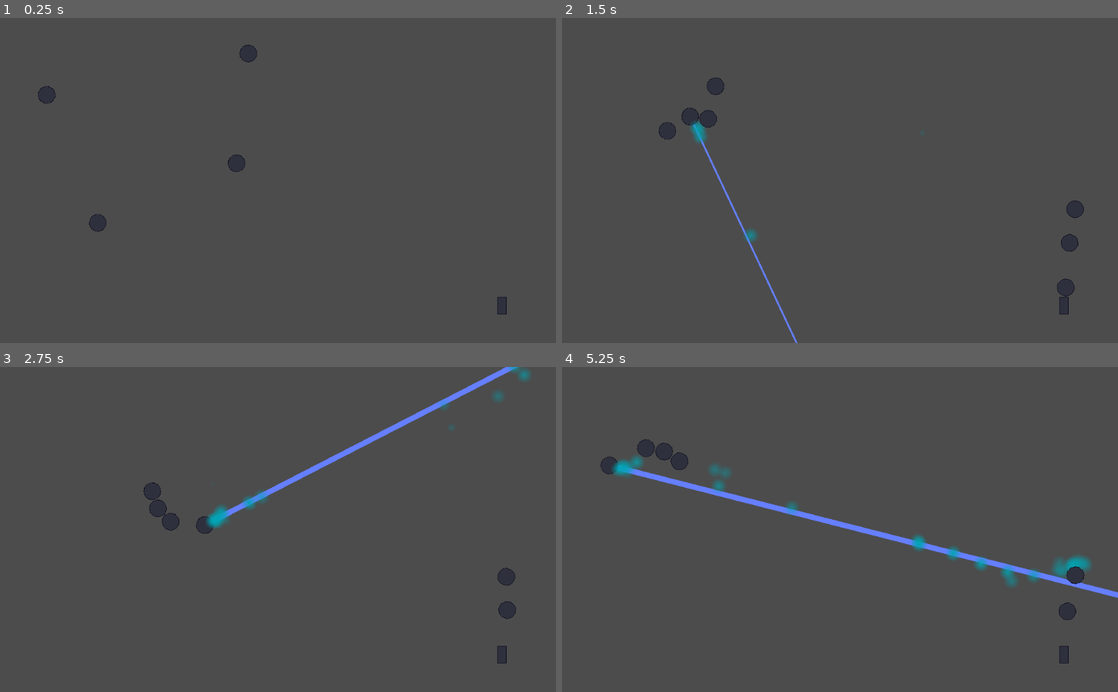
Above: before the commit, frames 1-4 (two rows, left to right).
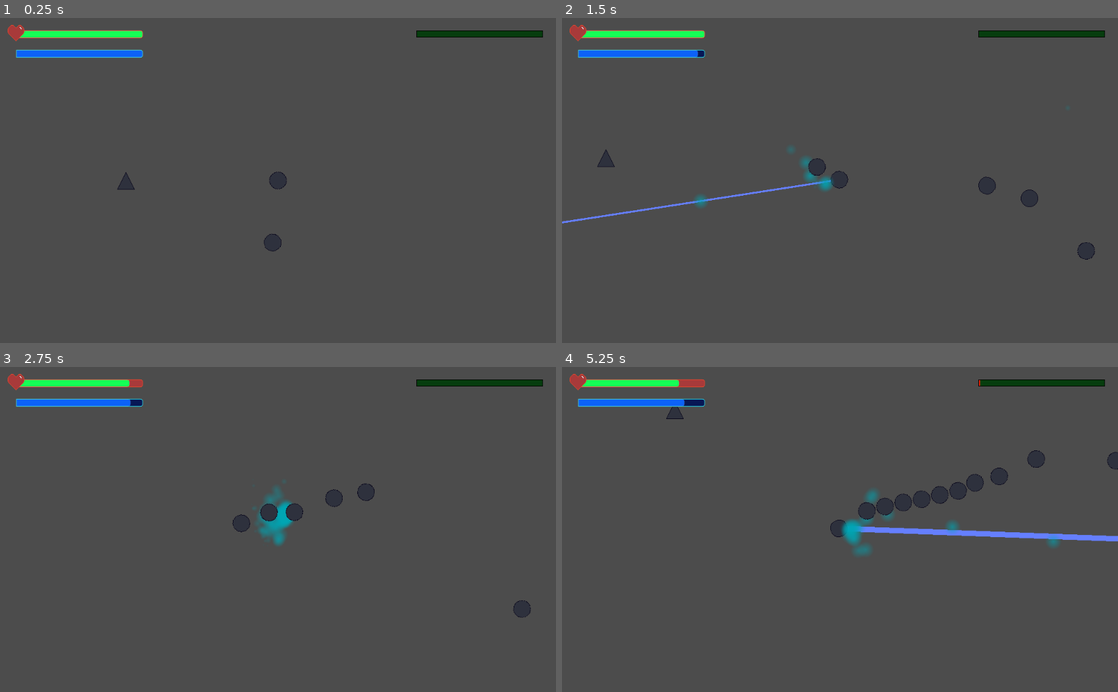
Above: after the commit, the same moments.

Repository: ludumludere-altusscholadiscipulus/Ludum-Dare-50
Game: Godot game, scene res://Test World.tscn
Two runs of this game, one before a commit and one after it. Both use one fixed random seed, a clock stepped at 60 frames per second and the inputs below.
Inputs (mouse positions are in pixels of both pictures, inside the frame that each line leads up to):
- Up to frame 1 (0.25 s): no input
- Up to frame 2 (1.5 s): move the mouse to (962, 164) at 0.52 s; press the mouse at (962, 164) at 0.53 s; hold D (right) 0.53-1.28 s; move the mouse to (728, 196) at 1.27 s; release the mouse at (728, 196) at 1.28 s; hold S (down) from 1.28 s (still down); click (728, 196) at 1.35 s
- Up to frame 3 (2.75 s): move the mouse to (333, 458) at 2.02 s; release S (down) at 2.03 s; press the mouse at (333, 458) at 2.03 s; hold D (right) from 2.03 s (still down)
- Up to frame 4 (5.25 s): move the mouse to (812, 594) at 2.77 s; release D (right) at 2.78 s; release the mouse at (812, 594) at 2.78 s; hold W (up) 2.78-3.53 s; click (812, 594) at 2.85 s; move the mouse to (1006, 578) at 3.52 s; press the mouse at (1006, 578) at 3.53 s; hold A (left) 3.53-5.03 s; move the mouse to (673, 480) at 4.27 s; release the mouse at (673, 480) at 4.28 s; click (673, 480) at 4.35 s; move the mouse to (867, 529) at 5.02 s; press the mouse at (867, 529) at 5.03 s; hold S (down) from 5.03 s (still down)

The runs differ from the first frame. In frame 1, 2.7% of the frame differs, in the area x 1-98%, y 2-92%; in frame 2, 4.5%; in frame 3, 5.1%; in frame 4, 7.6%, in the area x 1-100%, y 2-92%.

Commit message:
Add files via upload

Diff:
--- /dev/null
+++ b/LD Jam 50/CanvasLayer/Canvas.gd
@@ -0,0 +1,16 @@
+extends CanvasLayer
+
+onready var player = get_parent().get_node("Player")
+onready var laser = get_parent().get_node("Player/RayCast2D")
+onready var tower = get_parent().get_node("Tower")
+onready var bar = $ProgressBar
+onready var laser_bar = $ProgressBar2
+onready var tower_bar = $ProgressBar3
+# Called when the node enters the scene tree for the first time.
+func _ready():
+	pass # Replace with function body.
+
+func _process(delta):
+	bar.value = player.HP
+	laser_bar.value = laser.ammo
+	tower_bar.value = tower.charge_power
--- /dev/null
+++ b/LD Jam 50/CanvasLayer/CanvasLayer.tscn
@@ -0,0 +1,111 @@
+[gd_scene load_steps=12 format=2]
+
+[ext_resource path="res://CanvasLayer/HeartIcon.png" type="Texture" id=1]
+[ext_resource path="res://CanvasLayer/Canvas.gd" type="Script" id=2]
+
+[sub_resource type="StyleBoxFlat" id=1]
+bg_color = Color( 0.662745, 0.231373, 0.231373, 1 )
+border_width_left = 1
+border_width_top = 1
+border_width_right = 1
+border_width_bottom = 1
+border_color = Color( 0.901961, 0.282353, 0.180392, 1 )
+corner_radius_top_right = 4
+corner_radius_bottom_right = 4
+
+[sub_resource type="StyleBoxFlat" id=2]
+bg_color = Color( 0.0862745, 1, 0.337255, 1 )
+border_width_left = 1
+border_width_top = 1
+border_width_right = 1
+border_width_bottom = 1
+border_color = Color( 1, 1, 1, 0 )
+corner_radius_top_right = 4
+corner_radius_bottom_right = 4
+
+[sub_resource type="Theme" id=3]
+ProgressBar/styles/bg = SubResource( 1 )
+ProgressBar/styles/fg = SubResource( 2 )
+
+[sub_resource type="StyleBoxFlat" id=7]
+bg_color = Color( 0.0313726, 0.0941176, 0.337255, 1 )
+border_width_left = 1
+border_width_top = 1
+border_width_right = 1
+border_width_bottom = 1
+border_color = Color( 0.180392, 0.866667, 0.901961, 1 )
+corner_radius_top_right = 4
+corner_radius_bottom_right = 4
+
+[sub_resource type="StyleBoxFlat" id=8]
+bg_color = Color( 0.0509804, 0.388235, 0.972549, 1 )
+border_width_left = 1
+border_width_top = 1
+border_width_right = 1
+border_width_bottom = 1
+border_color = Color( 1, 1, 1, 0 )
+corner_radius_top_right = 4
+corner_radius_bottom_right = 4
+
+[sub_resource type="Theme" id=6]
+ProgressBar/styles/bg = SubResource( 7 )
+ProgressBar/styles/fg = SubResource( 8 )
+
+[sub_resource type="StyleBoxFlat" id=9]
+bg_color = Color( 0.027451, 0.243137, 0.0588235, 1 )
+border_width_left = 1
+border_width_top = 1
+border_width_right = 1
+border_width_bottom = 1
+border_color = Color( 0, 0, 0, 1 )
+
+[sub_resource type="StyleBoxFlat" id=10]
+bg_color = Color( 1, 0.129412, 0.0117647, 1 )
+border_width_left = 1
+border_width_top = 1
+border_width_right = 1
+border_width_bottom = 1
+border_color = Color( 1, 1, 1, 0 )
+
+[sub_resource type="Theme" id=11]
+ProgressBar/styles/bg = SubResource( 9 )
+ProgressBar/styles/fg = SubResource( 10 )
+
+[node name="CanvasLayer" type="CanvasLayer"]
+script = ExtResource( 2 )
+
+[node name="ProgressBar" type="ProgressBar" parent="."]
+margin_left = 30.0
+margin_top = 23.0
+margin_right = 263.0
+margin_bottom = 37.0
+theme = SubResource( 3 )
+max_value = 10.0
+step = 1.0
+value = 1.0
+percent_visible = false
+
+[node name="HeartIcon" type="Sprite" parent="."]
+position = Vector2( 30, 27 )
+texture = ExtResource( 1 )
+
+[node name="ProgressBar2" type="ProgressBar" parent="."]
+margin_left = 30.0
+margin_top = 59.0
+margin_right = 263.0
+margin_bottom = 73.0
+theme = SubResource( 6 )
+max_value = 1000.0
+step = 1.0
+value = 100.0
+percent_visible = false
+
+[node name="ProgressBar3" type="ProgressBar" parent="."]
+margin_left = 767.0
+margin_top = 23.0
+margin_right = 1000.0
+margin_bottom = 36.0
+theme = SubResource( 11 )
+step = 1.0
+value = 50.0
+percent_visible = false
--- a/LD Jam 50/Enemies/Zombie.gd
+++ b/LD Jam 50/Enemies/Zombie.gd
@@ -6,7 +6,7 @@
 
 var player = null
 var tower = null
-var HP = 100
+var HP = 75
 var velocity : Vector2
 
 func _ready():
@@ -15,7 +15,6 @@
 	set_tower(get_parent().get_node("Tower"))
 
 func _physics_process(delta):
-	print(HP)
 	if player == null:
 		return
 	var distance_to_player = global_position.distance_to(player.global_position)
@@ -32,8 +31,8 @@
 
 	if raycast.is_colliding():
 		var coll = raycast.get_collider()
-		if coll.name == "Player":
-			pass
+		if coll.name == "Player" and !coll.invincible:
+			coll.hurt()
 
 	if HP <= 0 :
 		queue_free()
--- a/LD Jam 50/Enemies/Zombie.tscn
+++ b/LD Jam 50/Enemies/Zombie.tscn
@@ -7,6 +7,8 @@
 radius = 16.0
 
 [node name="Zombie" type="KinematicBody2D"]
+collision_layer = 3
+collision_mask = 3
 script = ExtResource( 2 )
 
 [node name="Placeholder" type="Sprite" parent="."]
--- a/LD Jam 50/Laser/Laser.gd
+++ b/LD Jam 50/Laser/Laser.gd
@@ -5,20 +5,39 @@
 onready var collide_particle = $CollisionParticles
 onready var beam_particle = $BeamParticles
 
+onready var camera = get_parent().get_node("Camera2D")
+
 var is_casting := false setget set_is_casting
+var ammo = 1000
 
 func _ready():
 	set_physics_process(false)
 	line.points[1] = Vector2.ZERO
 
 func _unhandled_input(event):
-	if event is InputEventMouseButton:
-		self.is_casting = event.pressed
+	if ammo > 0:
+		if event.is_action_pressed("shoot"):
+			self.is_casting = true
+			camera.shake(0.1,100,10)
+		if event.is_action_released("shoot"):
+			self.is_casting = false
+	else:
+		if is_casting:
+			self.is_casting = false
 
 func _physics_process(delta : float) -> void:
+	if ammo >= 1000:
+		ammo = 1000
+	if ammo <= 0:
+		ammo = 0
+
 	var cast_point := cast_to
 	force_raycast_update()
 	collide_particle.emitting = is_colliding()
+
+	if is_casting:
+		ammo -= 1
+
 	if is_colliding():
 		cast_point = to_local(get_collision_point())
 		collide_particle.global_rotation = get_collision_normal().angle()
--- /dev/null
+++ b/LD Jam 50/Main Menu/Main Menu Script.gd
@@ -0,0 +1,18 @@
+extends Node2D
+
+
+# Called when the node enters the scene tree for the first time.
+func _ready():
+	pass # Replace with function body.
+
+
+# Called every frame. 'delta' is the elapsed time since the previous frame.
+#func _process(delta):
+#	pass
+
+
+func _on_TextureButton_pressed(): #PlayGame
+	get_tree().change_scene("res://Test World.tscn")
+
+func _on_TextureButton2_pressed():
+	pass # Replace with function body.
--- /dev/null
+++ b/LD Jam 50/Main Menu/Main Menu.tscn
@@ -0,0 +1,30 @@
+[gd_scene load_steps=5 format=2]
+
+[ext_resource path="res://Main Menu/BackgroundMainMenu.png" type="Texture" id=1]
+[ext_resource path="res://Main Menu/Main Menu Script.gd" type="Script" id=2]
+[ext_resource path="res://Main Menu/PlayButton.png" type="Texture" id=3]
+[ext_resource path="res://Main Menu/CreditsButton.png" type="Texture" id=4]
+
+[node name="Main Menu" type="Node2D"]
+script = ExtResource( 2 )
+
+[node name="BackgroundMainMenu" type="Sprite" parent="."]
+position = Vector2( 511, 302 )
+texture = ExtResource( 1 )
+
+[node name="TextureButton" type="TextureButton" parent="."]
+margin_left = 221.0
+margin_top = 370.0
+margin_right = 349.0
+margin_bottom = 498.0
+texture_normal = ExtResource( 3 )
+
+[node name="TextureButton2" type="TextureButton" parent="."]
+margin_left = 656.0
+margin_top = 370.0
+margin_right = 784.0
+margin_bottom = 498.0
+texture_normal = ExtResource( 4 )
+
+[connection signal="pressed" from="TextureButton" to="." method="_on_TextureButton_pressed"]
+[connection signal="pressed" from="TextureButton2" to="." method="_on_TextureButton2_pressed"]
--- /dev/null
+++ b/LD Jam 50/Player/Camera.gd
@@ -0,0 +1,55 @@
+extends Camera2D
+
+var _duration = 0.0
+var _period_in_ms = 0.0
+var _amplitude = 0.0
+var _timer = 0.0
+var _last_shook_timer = 0
+var _previous_x = 0.0
+var _previous_y = 0.0
+var _last_offset = Vector2(0, 0)
+
+func _ready():
+	set_process(true)
+
+# Shake with decreasing intensity while there's time remaining.
+func _process(delta):
+	# Only shake when there's shake time remaining.
+	if _timer == 0:
+		return
+	# Only shake on certain frames.
+	_last_shook_timer = _last_shook_timer + delta
+	# Be mathematically correct in the face of lag; usually only happens once.
+	while _last_shook_timer >= _period_in_ms:
+		_last_shook_timer = _last_shook_timer - _period_in_ms
+		# Lerp between [amplitude] and 0.0 intensity based on remaining shake time.
+		var intensity = _amplitude * (1 - ((_duration - _timer) / _duration))
+		# Noise calculation logic from http://jonny.morrill.me/blog/view/14
+		var new_x = rand_range(-1.0, 1.0)
+		var x_component = intensity * (_previous_x + (delta * (new_x - _previous_x)))
+		var new_y = rand_range(-1.0, 1.0)
+		var y_component = intensity * (_previous_y + (delta * (new_y - _previous_y)))
+		_previous_x = new_x
+		_previous_y = new_y
+		# Track how much we've moved the offset, as opposed to other effects.
+		var new_offset = Vector2(x_component, y_component)
+		set_offset(get_offset() - _last_offset + new_offset)
+		_last_offset = new_offset
+	# Reset the offset when we're done shaking.
+	_timer = _timer - delta
+	if _timer <= 0:
+		_timer = 0
+		set_offset(get_offset() - _last_offset)
+
+# Kick off a new screenshake effect.
+func shake(duration, frequency, amplitude):
+	# Initialize variables.
+	_duration = duration
+	_timer = duration
+	_period_in_ms = 1.0 / frequency
+	_amplitude = amplitude
+	_previous_x = rand_range(-1.0, 1.0)
+	_previous_y = rand_range(-1.0, 1.0)
+	# Reset previous offset, if any.
+	set_offset(get_offset() - _last_offset)
+	_last_offset = Vector2(0, 0)
--- a/LD Jam 50/Player/Player.gd
+++ b/LD Jam 50/Player/Player.gd
@@ -1,7 +1,10 @@
 extends KinematicBody2D
 
 export (int) var speed = 200
+var HP = 10
+var invincible : bool = false
 
+onready var animationplayer = $AnimationPlayer
 # Called when the node enters the scene tree for the first time.
 func _ready():
 	pass
@@ -24,3 +27,14 @@
 	rotation = get_global_mouse_position().angle_to_point(position)
 	get_input()
 	velocity = move_and_slide(velocity)
+
+	if HP <= 0:
+		pass
+
+func hurt():
+	animationplayer.play("blinking")
+	invincible = true
+	HP -= 1
+	yield(get_tree().create_timer(1.0), "timeout")
+	animationplayer.stop()
+	invincible = false
--- a/LD Jam 50/Player/Player.tscn
+++ b/LD Jam 50/Player/Player.tscn
@@ -1,11 +1,29 @@
-[gd_scene load_steps=5 format=2]
+[gd_scene load_steps=7 format=2]
 
 [ext_resource path="res://Placeholder.png" type="Texture" id=1]
 [ext_resource path="res://Laser/LaserRayCast.tscn" type="PackedScene" id=2]
 [ext_resource path="res://Player/Player.gd" type="Script" id=3]
+[ext_resource path="res://Player/Camera.gd" type="Script" id=4]
 
 [sub_resource type="CircleShape2D" id=1]
 radius = 16.0
+
+[sub_resource type="Animation" id=2]
+resource_name = "blinking"
+length = 0.2
+loop = true
+tracks/0/type = "value"
+tracks/0/path = NodePath("Placeholder:visible")
+tracks/0/interp = 1
+tracks/0/loop_wrap = true
+tracks/0/imported = false
+tracks/0/enabled = true
+tracks/0/keys = {
+"times": PoolRealArray( 0, 0.1 ),
+"transitions": PoolRealArray( 1, 1 ),
+"update": 1,
+"values": [ true, false ]
+}
 
 [node name="Player" type="KinematicBody2D"]
 script = ExtResource( 3 )
@@ -18,3 +36,12 @@
 
 [node name="RayCast2D" parent="." instance=ExtResource( 2 )]
 position = Vector2( 16, 0 )
+
+[node name="Camera2D" type="Camera2D" parent="."]
+current = true
+script = ExtResource( 4 )
+
+[node name="AnimationPlayer" type="AnimationPlayer" parent="."]
+anims/blinking = SubResource( 2 )
+
+[node name="AudioStreamPlayer2D" type="AudioStreamPlayer2D" parent="."]
--- /dev/null
+++ b/LD Jam 50/Rocket/Charging Station.gd
@@ -0,0 +1,24 @@
+extends Area2D
+
+onready var laser = get_parent().get_node("Player/RayCast2D")
+
+var charge : bool
+
+# Called when the node enters the scene tree for the first time.
+func _ready():
+	pass # Replace with function body.
+
+func _physics_process(delta):
+	print(charge)
+	if charge:
+		laser.ammo += 1
+
+
+func _on_Charging_Station_body_entered(body):
+	if body.name == "Player":
+		charge = true
+
+
+func _on_Charging_Station_body_exited(body):
+	if body.name == "Player":
+		charge = false
--- /dev/null
+++ b/LD Jam 50/Rocket/Charging Station.tscn
@@ -0,0 +1,29 @@
+[gd_scene load_steps=5 format=2]
+
+[ext_resource path="res://Placeholder3.png" type="Texture" id=1]
+[ext_resource path="res://Rocket/Charging Station.gd" type="Script" id=2]
+
+[sub_resource type="CircleShape2D" id=1]
+radius = 80.0
+
+[sub_resource type="CircleShape2D" id=2]
+radius = 240.0
+
+[node name="Charging Station" type="Area2D"]
+script = ExtResource( 2 )
+
+[node name="CollisionShape2D" type="CollisionShape2D" parent="."]
+shape = SubResource( 1 )
+
+[node name="Placeholder3" type="Sprite" parent="."]
+texture = ExtResource( 1 )
+
+[node name="StaticBody2D" type="StaticBody2D" parent="."]
+collision_layer = 2
+collision_mask = 2
+
+[node name="CollisionShape2D" type="CollisionShape2D" parent="StaticBody2D"]
+shape = SubResource( 2 )
+
+[connection signal="body_entered" from="." to="." method="_on_Charging_Station_body_entered"]
+[connection signal="body_exited" from="." to="." method="_on_Charging_Station_body_exited"]
--- a/LD Jam 50/Test World.tscn
+++ b/LD Jam 50/Test World.tscn
@@ -1,26 +1,27 @@
-[gd_scene load_steps=5 format=2]
+[gd_scene load_steps=7 format=2]
 
-[ext_resource path="res://Enemies/Zombie.tscn" type="PackedScene" id=1]
+[ext_resource path="res://CanvasLayer/CanvasLayer.tscn" type="PackedScene" id=1]
 [ext_resource path="res://Player/Player.tscn" type="PackedScene" id=2]
 [ext_resource path="res://Tower/Tower.tscn" type="PackedScene" id=3]
 [ext_resource path="res://Spawners/Spawner.tscn" type="PackedScene" id=4]
+[ext_resource path="res://Rocket/Charging Station.tscn" type="PackedScene" id=5]
+[ext_resource path="res://Enemies/Zombie.tscn" type="PackedScene" id=6]
 
 [node name="Game" type="Node2D"]
 
+[node name="Charging Station" parent="." instance=ExtResource( 5 )]
+position = Vector2( -194, 143 )
+
 [node name="Player" parent="." instance=ExtResource( 2 )]
 position = Vector2( 86, 142 )
-
-[node name="Zombie" parent="." instance=ExtResource( 1 )]
-position = Vector2( 471, 281 )
-
-[node name="Zombie2" parent="." instance=ExtResource( 1 )]
-position = Vector2( 194, 413 )
-
-[node name="Zombie3" parent="." instance=ExtResource( 1 )]
-position = Vector2( 494, 58 )
 
 [node name="Tower" parent="." instance=ExtResource( 3 )]
 position = Vector2( 925, 532 )
 
 [node name="Spawner" parent="." instance=ExtResource( 4 )]
-position = Vector2( 941, 346 )
+position = Vector2( 582, 209 )
+
+[node name="CanvasLayer" parent="." instance=ExtResource( 1 )]
+
+[node name="Zombie" parent="." instance=ExtResource( 6 )]
+position = Vector2( 73, 294 )
--- a/LD Jam 50/Tower/Tower.gd
+++ b/LD Jam 50/Tower/Tower.gd
@@ -6,10 +6,9 @@
 func _ready():
 	pass # Replace with function body.
 
-
-# Called every frame. 'delta' is the elapsed time since the previous frame.
-#func _process(delta):
-#	pass
+func _physics_process(delta):
+	if charge_power >= 100: #LOSE
+		pass
 
 
 func _on_Tower_body_entered(body):
--- a/LD Jam 50/project.godot
+++ b/LD Jam 50/project.godot
@@ -40,6 +40,11 @@
 , Object(InputEventKey,"resource_local_to_scene":false,"resource_name":"","device":0,"alt":false,"shift":false,"control":false,"meta":false,"command":false,"pressed":false,"scancode":16777233,"physical_scancode":0,"unicode":0,"echo":false,"script":null)
  ]
 }
+shoot={
+"deadzone": 0.5,
+"events": [ Object(InputEventMouseButton,"resource_local_to_scene":false,"resource_name":"","device":0,"alt":false,"shift":false,"control":false,"meta":false,"command":false,"button_mask":0,"position":Vector2( 0, 0 ),"global_position":Vector2( 0, 0 ),"factor":1.0,"button_index":1,"pressed":false,"doubleclick":false,"script":null)
+ ]
+}
 
 [physics]
 
Binary file added: LD Jam 50/CanvasLayer/HeartIcon.png
Not shown, added: LD Jam 50/CanvasLayer/HeartIcon.png.import
Binary file added: LD Jam 50/Main Menu/BackgroundMainMenu.aseprite
Binary file added: LD Jam 50/Main Menu/BackgroundMainMenu.png
Not shown, added: LD Jam 50/Main Menu/BackgroundMainMenu.png.import
Binary file added: LD Jam 50/Main Menu/CreditsButton.aseprite
Binary file added: LD Jam 50/Main Menu/CreditsButton.png
Not shown, added: LD Jam 50/Main Menu/CreditsButton.png.import
Binary file added: LD Jam 50/Main Menu/PlayButton.aseprite
Binary file added: LD Jam 50/Main Menu/PlayButton.png
Not shown, added: LD Jam 50/Main Menu/PlayButton.png.import
Binary file added: LD Jam 50/Placeholder3.png
(and 7 more such lines)
